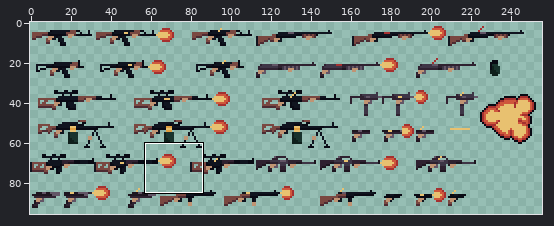
Sprite sheet, stored at BG/Assets/Resourses/Guns.png. Above, an overview of the earlier version with the close-up marked.
Close-up. As it was:
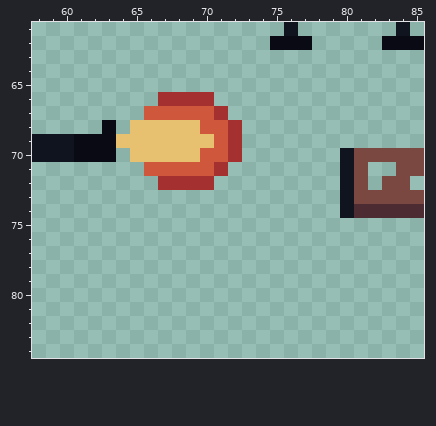
The file is 256x96 pixels. Colours within 5 levels of each other are drawn and written as one. Shown: x 58..85, y 61..84. The commit also changed other parts of the picture, which this record leaves out.
After:
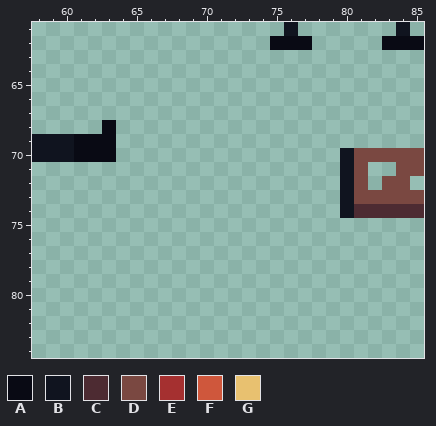
Palette (. is transparent): A #090a14  B #10141f  C #4d2b32  D #7a4841  E #a53030  F #cf573c  G #e8c170
The edit:
@@ x 62..74 @@
 65 .............
-66 .....EEEE....
-67 ....FFFFFE...
-68 .A.GGGGGFFE..
-69 AAGGGGGGGFE..
-70 AA.GGGGGFFE..
-71 ....FFFFFE...
-72 .....EEEE....
+66 .............
+67 .............
+68 .A...........
+69 AA...........
+70 AA...........
+71 .............
+72 .............
 73 .............
Changed places in both close-ups, as pixel boxes (x1, y1, x2, y2):
erased: (116, 92, 242, 190)
